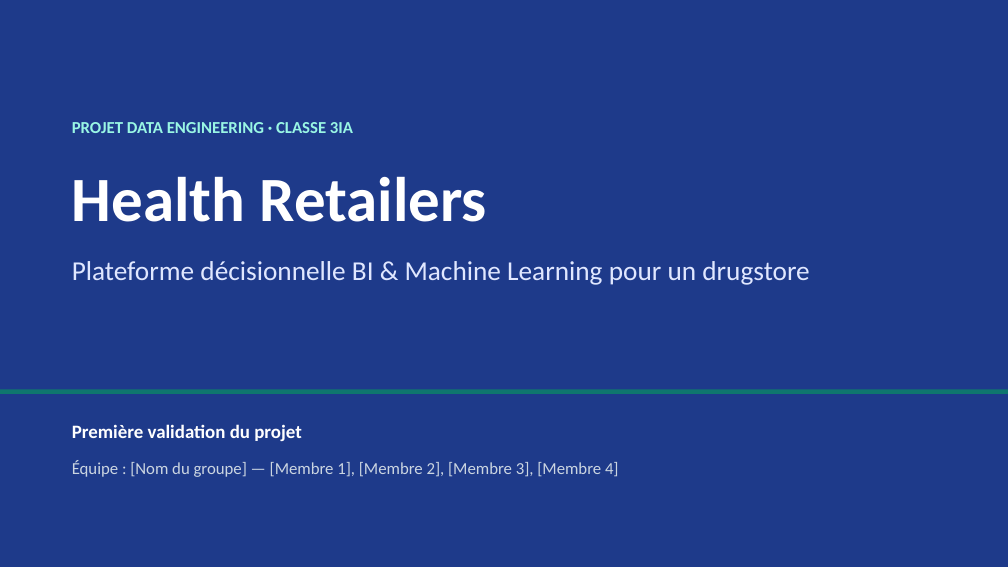
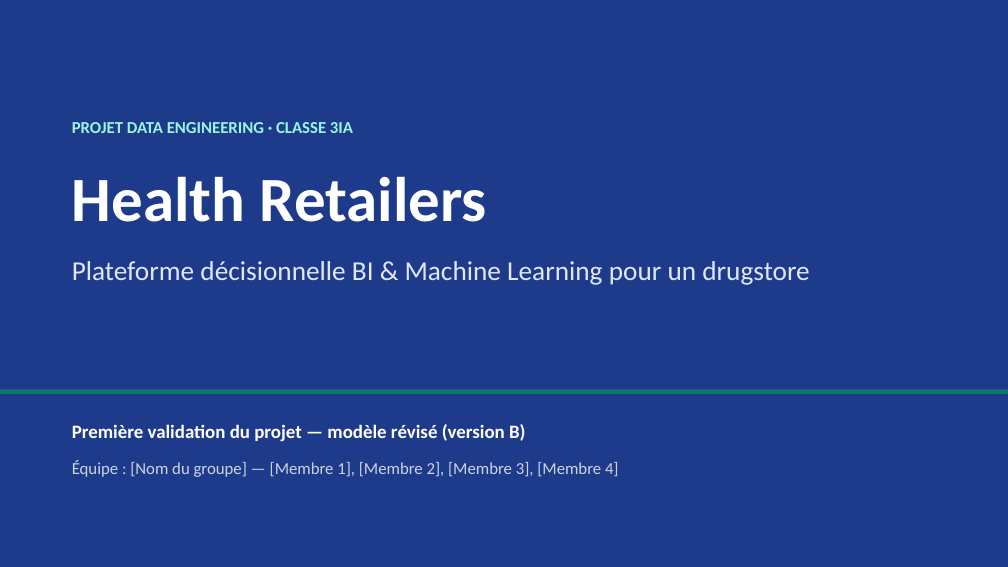
Before and after one commit to Youssef-ben-ali/DataWarehouseProject_3AI4, a slide deck: slide 1 of Presentation_Validation1_HealthRetailers.pptx. Drawn at 1008x567 pixels with LibreOffice and Linux fonts; fonts in the diff are those of the drawing. Boxes give left, top, right and bottom in pixels: in the first picture for what was removed or moved away, otherwise in the second. Text is boxed around its words. In the diff, an @@ line names an element or a change of style, - is before the commit and + after.

```diff
--- a/Presentation_Validation1_HealthRetailers.pptx
+++ b/Presentation_Validation1_HealthRetailers.pptx
@@ text at (x1=72, y1=424, x2=525, y2=441): text changed @@
-Première validation du projet
+Première validation du projet — modèle révisé (version B)
```
Also in this commit, not shown: 15 other slides changed, 1 other file.
